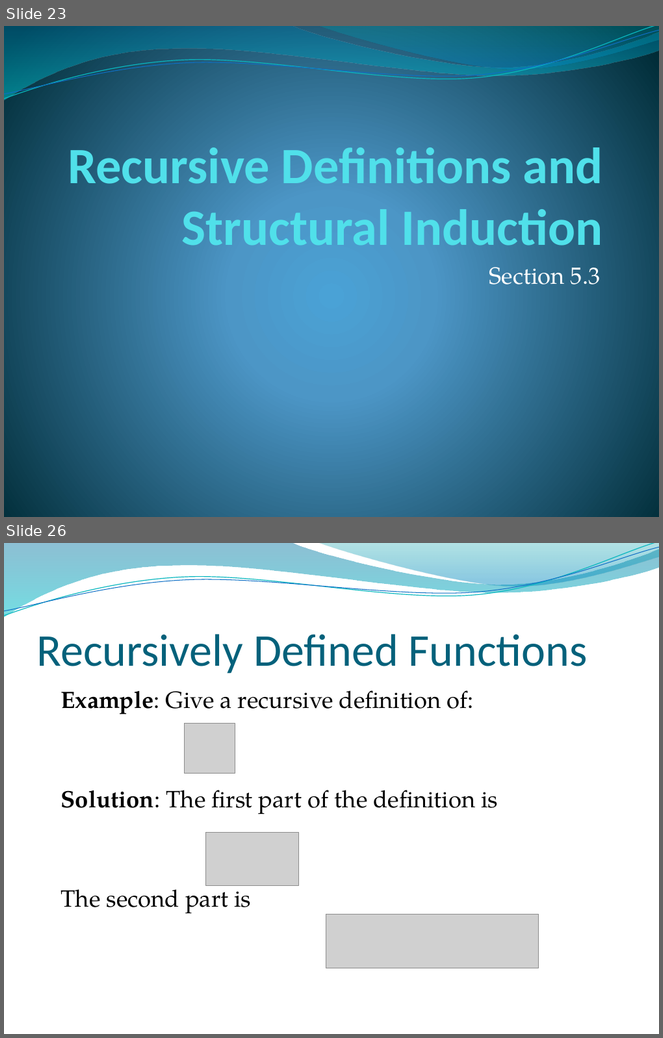
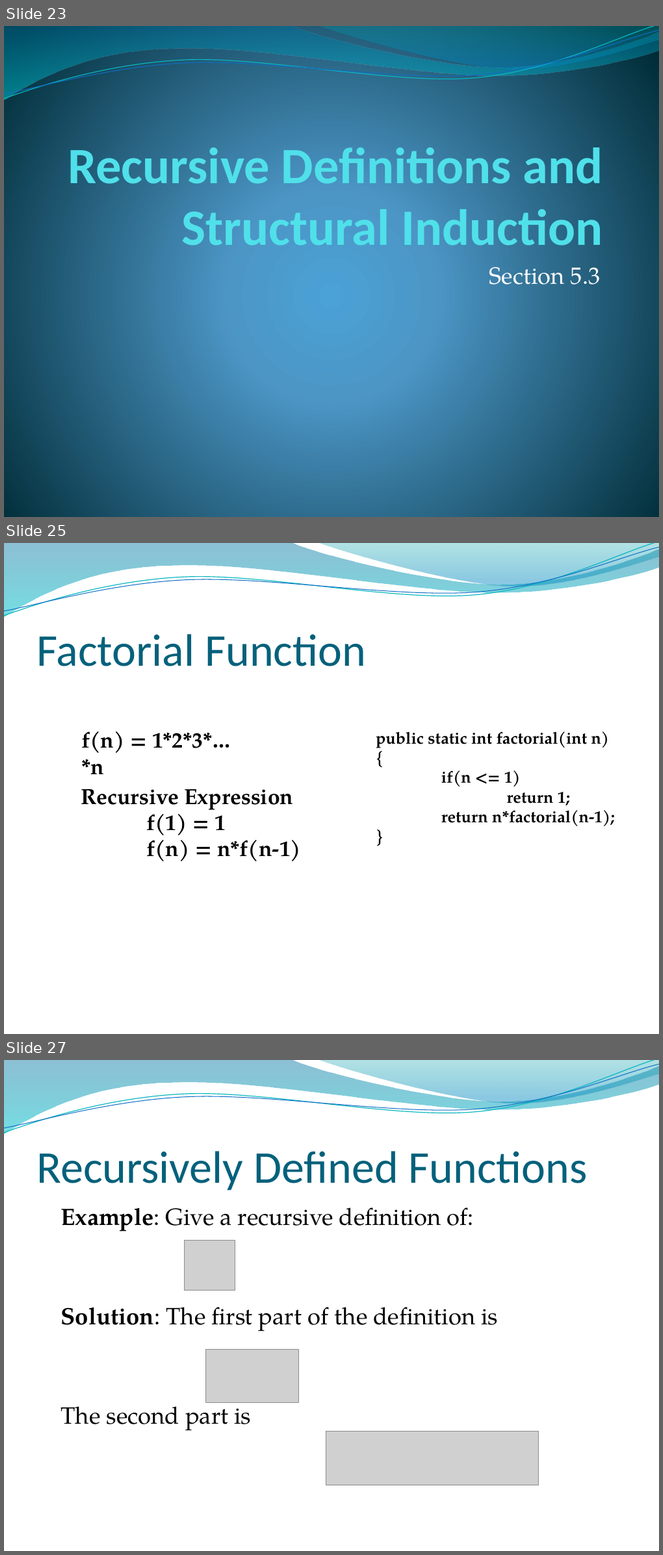
Before and after one commit to lin-chen-GA/lin-chen-GA.github.io, a slide deck: cs2620/slides/cs2620_notes5.pptx. Shown one above the other, each under a label of ours: slides 23 and 26 before the commit, slides 23, 25 and 27 after it; the slides between them are not shown. The pictures are 663x1038 and 663x1555 pixels, drawn with LibreOffice and Linux fonts; fonts in the diff are those of the drawing; grey boxes stand for pictures; background and template pictures are left out. Boxes give left, top, right and bottom in pixels: in the first picture for what was removed or moved away, otherwise in the second. Text is boxed around its words. In the diff, an @@ line names an element or a change of style, - is before the commit and + after.

```diff
--- a/cs2620/slides/cs2620_notes5.pptx
+++ b/cs2620/slides/cs2620_notes5.pptx
@@ slide 25 added at [4, 543, 659, 1034], background picture (left out); not listed: 4 template elements that a slide beside it also shows @@
@@ title added at [36, 634, 366, 667], 50 pt, text #04617B @@
+Factorial Function
@@ text added at [81, 731, 232, 774], 24 pt, text #000000, bold @@
+f(n) = 1*2*3*…*n
@@ text added at [376, 731, 615, 826], 18 pt, text #000000, bold @@
+public static int factorial(int n)
+{
+if(n <= 1)
+return 1;
+return n*factorial(n-1);
+}
@@ text added at [81, 789, 301, 861], 24 pt, text #000000, bold @@
+Recursive Expression
+f(1) = 1
+f(n) = n*f(n-1)
@@ what was slide 26 is now slide 27 @@
```
Also in this commit, not shown: 2 slides changed, 4 other files.
